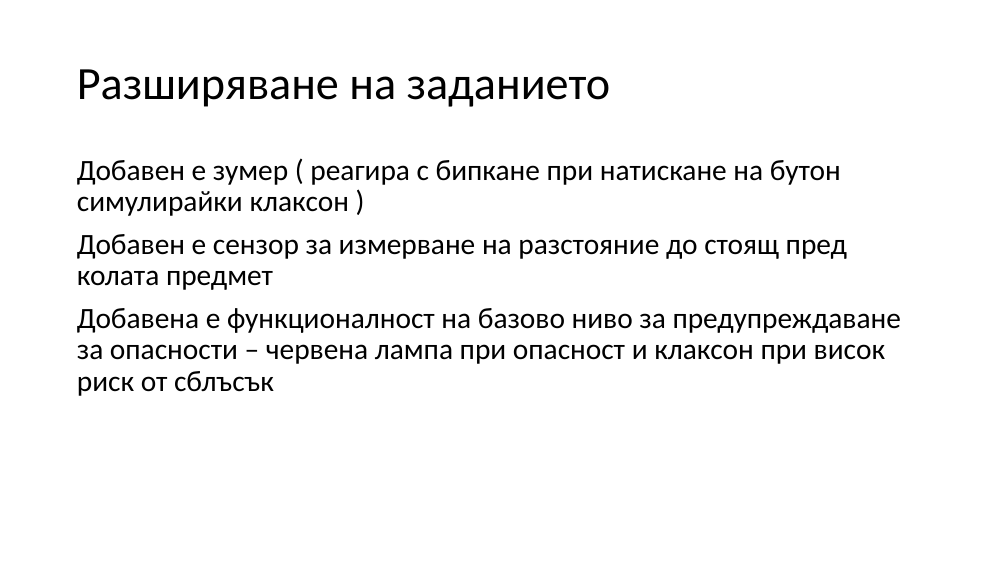
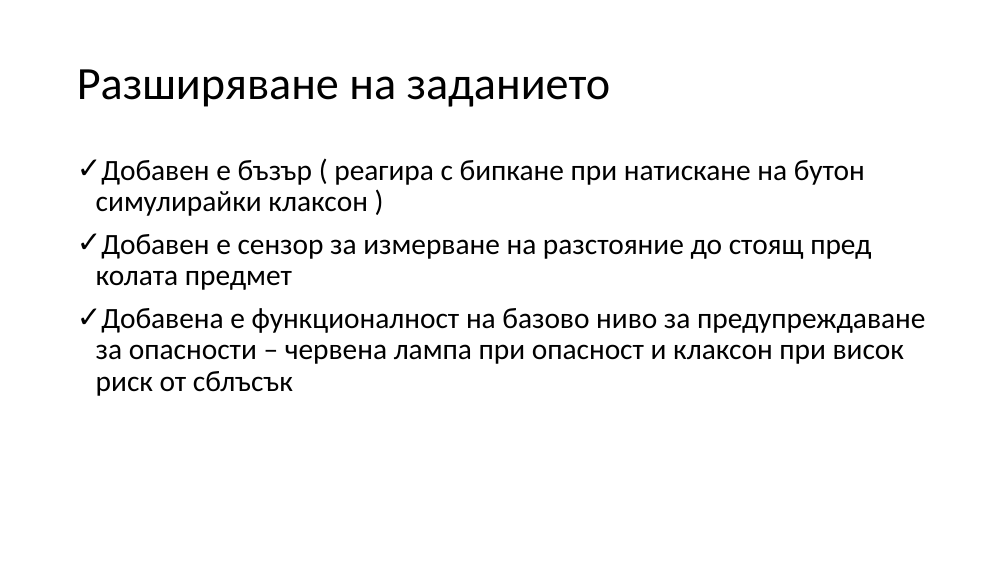
Before and after one commit to PavelKanazirev/arduino, a slide deck: slide 5 of docs/Presentation/ProjectKosmatko.pptx (slide 4 before the commit). Drawn at 1008x567 pixels with LibreOffice and Linux fonts; fonts in the diff are those of the drawing. Boxes give left, top, right and bottom in pixels: in the first picture for what was removed or moved away, otherwise in the second. Text is boxed around its words. In the diff, an @@ line names an element or a change of style, - is before the commit and + after.

```diff
--- a/docs/Presentation/ProjectKosmatko.pptx
+++ b/docs/Presentation/ProjectKosmatko.pptx
@@ text at (x1=96, y1=160, x2=865, y2=216): text changed @@
-Добавен е зумер ( реагира с бипкане при натискане на бутон симулирайки клаксон )
+✓ Добавен е бъзър ( реагира с бипкане при натискане на бутон симулирайки клаксон )
@@ text at (x1=96, y1=234, x2=925, y2=396): bullet none to ✓ @@
```
Also in this commit, not shown: 3 other slides changed, 1 slide added, 1 slide removed.
